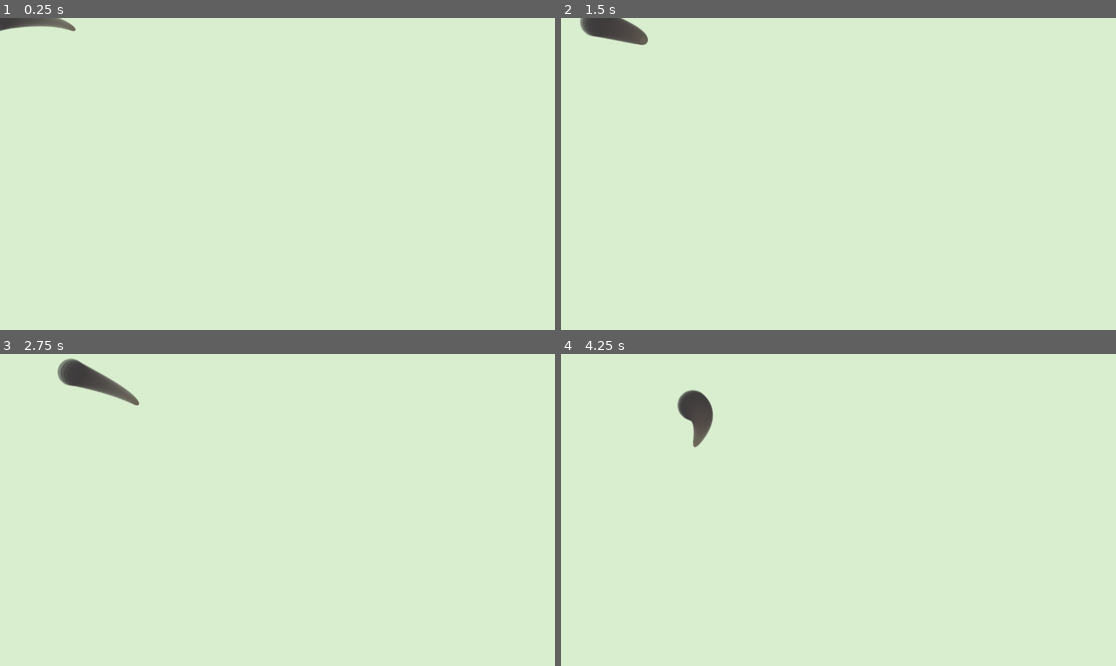
Above: before the commit, frames 1-4 (two rows, left to right).
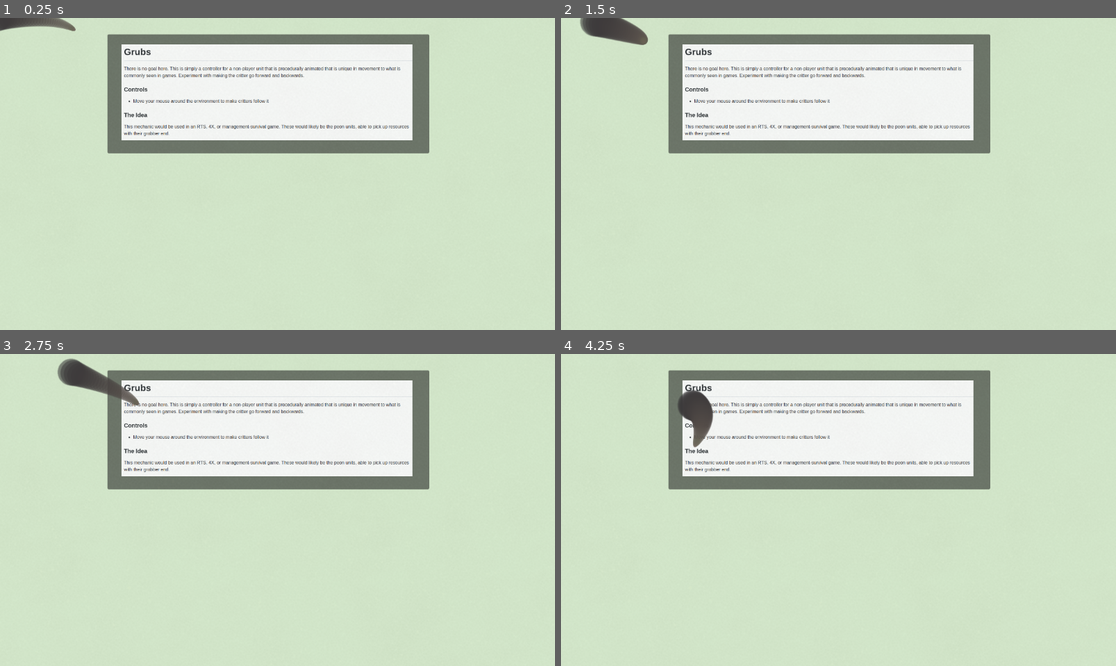
Above: after the commit, the same moments.

Repository: westonkelliher/GodotDemos
Game: Godot game, scene res://stage.tscn
Two runs of this game, one before a commit and one after it. Both use one fixed random seed, a clock stepped at 60 frames per second and the inputs below.
Inputs (mouse positions are in pixels of both pictures, inside the frame that each line leads up to):
- Up to frame 1 (0.25 s): no input
- Up to frame 2 (1.5 s): tap Enter at 0.5 s; move the mouse to (960, 158) at 0.52 s; click (960, 158) at 0.67 s; drag from (727, 189) to (810, 236) at 1.27 s
- Up to frame 3 (2.75 s): move the mouse to (333, 441) at 2.02 s; click (333, 441) at 2.17 s
- Up to frame 4 (4.25 s): drag from (810, 572) to (672, 463) at 2.77 s; move the mouse to (1005, 556) at 3.52 s; click (1005, 556) at 3.67 s

The runs differ from the first frame. In frame 1, 22% of the frame differs, in the area x 19-78%, y 5-44%; in frame 2, 22%; in frame 3, 22%; in frame 4, 21%.

Commit message:
Grubs: add in-game readme

Diff:
--- a/Grubs/grub.gd
+++ b/Grubs/grub.gd
@@ -117,3 +117,11 @@
 
 func _on_flop_timer_timeout():
 	_is_grab = !_is_grab
+
+func explode():
+	pass
+
+
+func does_it_halt(program: String, input: String):
+	print("It halts (soon)")
+	explode()
--- a/Grubs/project.godot
+++ b/Grubs/project.godot
@@ -12,7 +12,7 @@
 
 config/name="Grubs"
 run/main_scene="res://stage.tscn"
-config/features=PackedStringArray("4.2", "Forward Plus")
+config/features=PackedStringArray("4.3", "Forward Plus")
 config/icon="res://icon.svg"
 
 [rendering]
--- a/Grubs/stage.tscn
+++ b/Grubs/stage.tscn
@@ -1,12 +1,24 @@
-[gd_scene load_steps=3 format=3 uid="uid://dlybnuprmyd8g"]
+[gd_scene load_steps=4 format=3 uid="uid://dlybnuprmyd8g"]
 
+[ext_resource type="Texture2D" uid="uid://dqfojyyg8k2xb" path="res://README.png" id="1_vxkk7"]
 [ext_resource type="Texture2D" uid="uid://c1emmnt275bta" path="res://bg.png" id="1_x1psv"]
 [ext_resource type="PackedScene" uid="uid://bibs5qqp6br7w" path="res://grub.tscn" id="2_ffvwa"]
 
 [node name="Stage" type="Node2D"]
 
+[node name="Panel" type="Panel" parent="."]
+offset_left = 223.0
+offset_top = 34.0
+offset_right = 891.0
+offset_bottom = 281.0
+
+[node name="README" type="Sprite2D" parent="Panel"]
+position = Vector2(331, 121)
+scale = Vector2(0.595808, 0.595808)
+texture = ExtResource("1_vxkk7")
+
 [node name="Sprite2D" type="Sprite2D" parent="."]
-visible = false
+modulate = Color(1, 1, 1, 0.117647)
 scale = Vector2(0.6, 0.6)
 texture = ExtResource("1_x1psv")
 centered = false
Binary file added: Grubs/README.png
Not shown, added: Grubs/README.png.import
